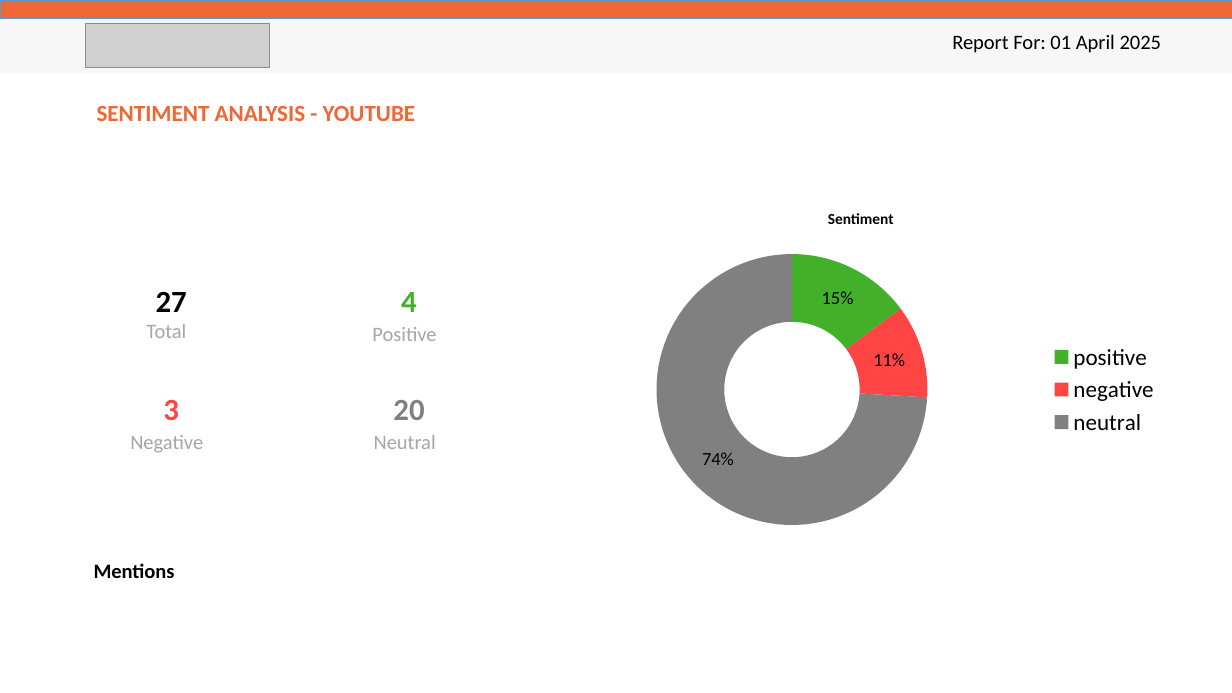
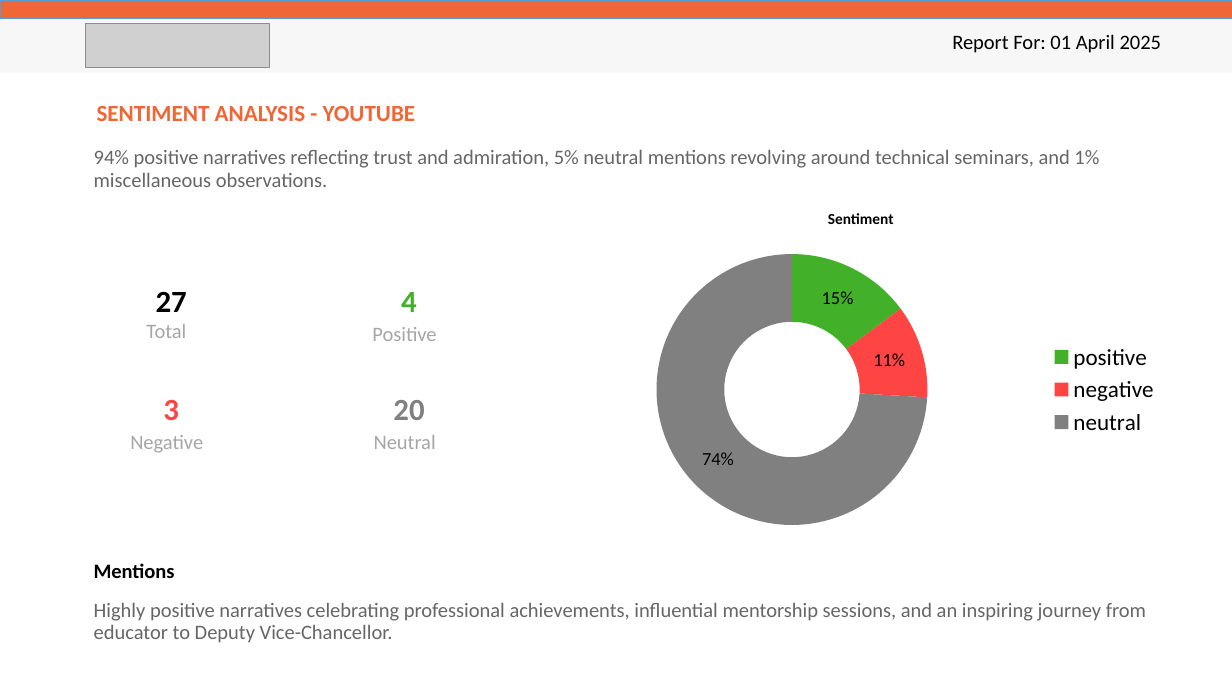
Before and after one commit to Oxygene-Creative/o2-audiovisual-api, a slide deck: slide 3 of app/reporters/samples/digital_safaricom.pptx. Drawn at 1232x693 pixels with LibreOffice and Linux fonts; fonts in the diff are those of the drawing; grey boxes stand for pictures. Boxes give left, top, right and bottom in pixels: in the first picture for what was removed or moved away, otherwise in the second. Text is boxed around its words. In the diff, an @@ line names an element or a change of style, - is before the commit and + after.

```diff
--- a/app/reporters/samples/digital_safaricom.pptx
+++ b/app/reporters/samples/digital_safaricom.pptx
@@ text added at bbox=[94, 150, 1099, 187], 16 pt, text #666666 @@
+94% positive narratives reflecting trust and admiration, 5% neutral mentions revolving around technical seminars, and 1% miscellaneous observations.
@@ text added at bbox=[94, 603, 1146, 643], 16 pt, text #666666 @@
+Highly positive narratives celebrating professional achievements, influential mentorship sessions, and an inspiring journey from educator to Deputy Vice-Chancellor.
```
Also in this commit, not shown: 13 other slides changed, 10 other files.
